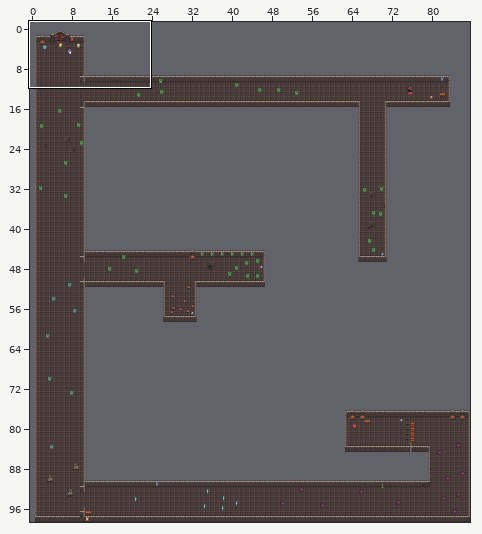
Tiled map: resources/dungeon-03.tmx. The picture above shows the old version from afar; the outline marks the close-up.
Close-up. Before the edit:
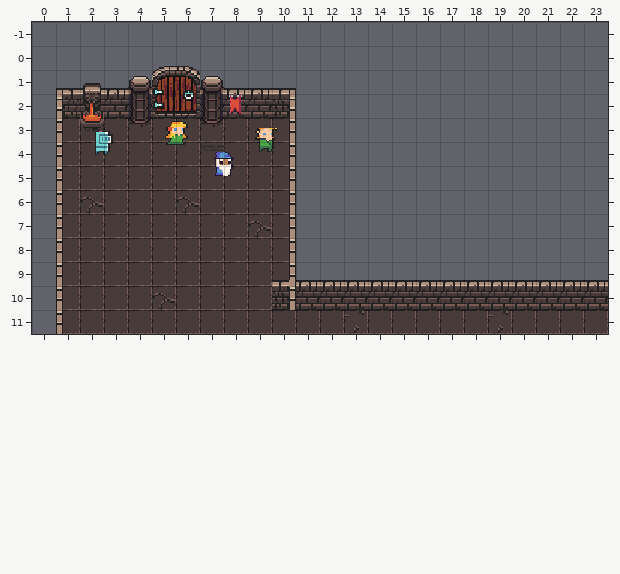
Cells are 16x16 px. Shown: x 0..23, y -1..11. The commit also changed other parts of the map, which this record leaves out.
New version:
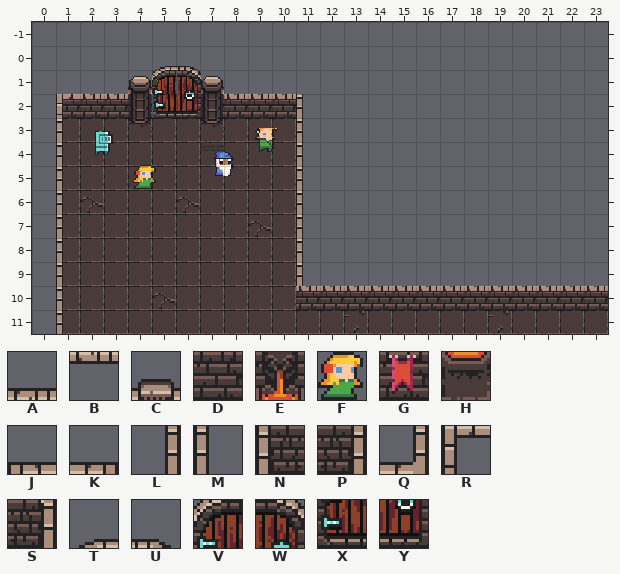
Key: from "dungeon": A 2, B 2 flipped up-down, C 4, D 34, E 38, F 40, G 65, H 70, J 226, K 227, L 256, M 257, N 258, P 259, Q 260, R 290 flipped up-down, S 292, T 418, U 419, V 450, W 451, X 482, Y 483.
_ is an empty cell.
Objects are placed by their top-left corner, in cells (3,4 is the top-left corner of cell 3,4); size is 1x1 cell unless given.
Tiles replaced or removed in this view: A, C, D, E, G, H, J, K, L, N, P, Q, S, T, U, W, X, Y.
From old to new:
Changed rows in their new state; . is an unchanged cell.
Layer "Ground":
first column x 1:
 2 DDD....DDD
first column x 11:
10 DDDDDDDDDDDDD
Layer "Walls":
first column x 1:
 0 ....__.................
 1 ___.._.___.............
 2 RBB.__.BBBM............
 3 ._......._M............
 4 ........._M............
 5 ........._M............
 6 ........._M............
 7 ........._M............
 8 ........._M............
 9 ........._M____________
10 ........._BBBBBBBBBBBBB
Layer "Characters":
changed: F "faune" at 5.5,3.1 -> F "faune" at 4.2,5
Layer "Items":
added: T at 5,0
added: U at 6,0
added: V "exit" at 5,1
added: W at 6,1
added: X at 5,2
added: Y at 6,2
Changed places in both close-ups, as pixel boxes (x1, y1, x2, y2):
changed: (152, 66, 201, 118)
changed: (56, 83, 128, 131)
changed: (224, 88, 608, 310)
old place: (165, 121, 188, 145)
new place: (133, 165, 156, 189)
